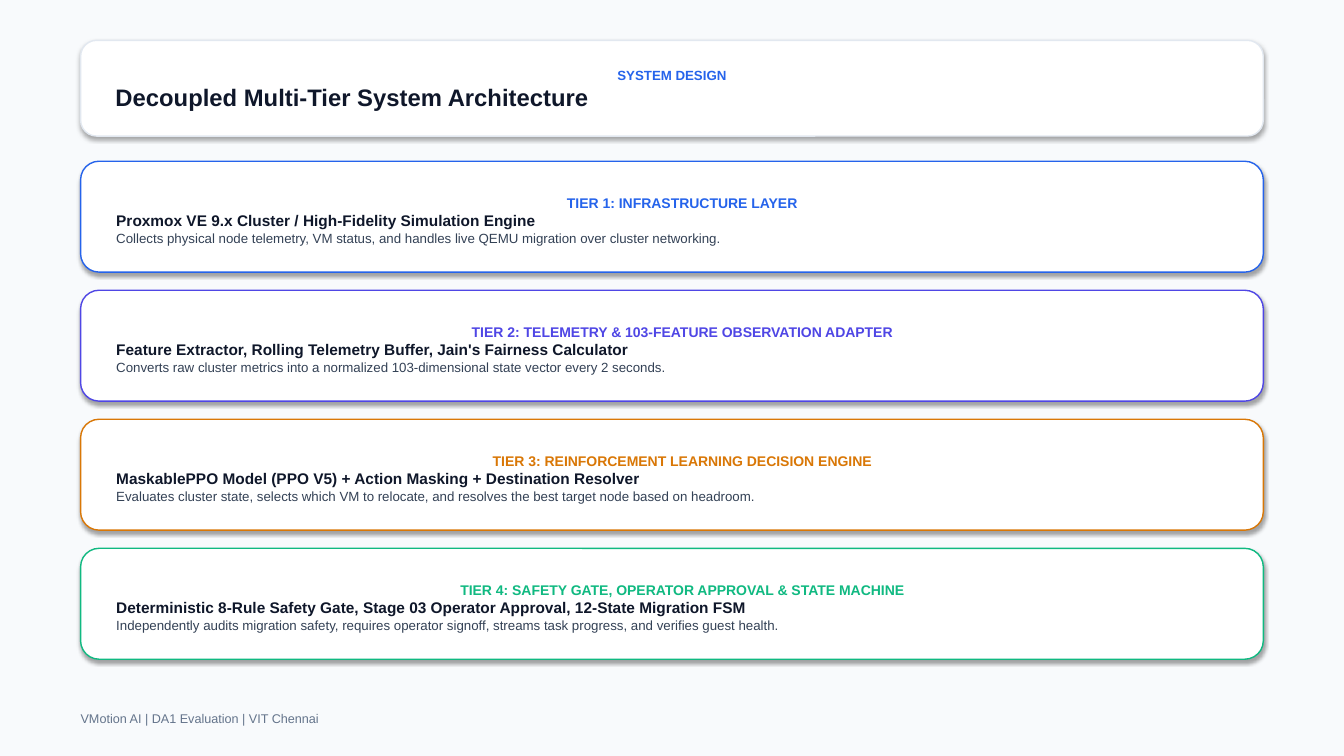
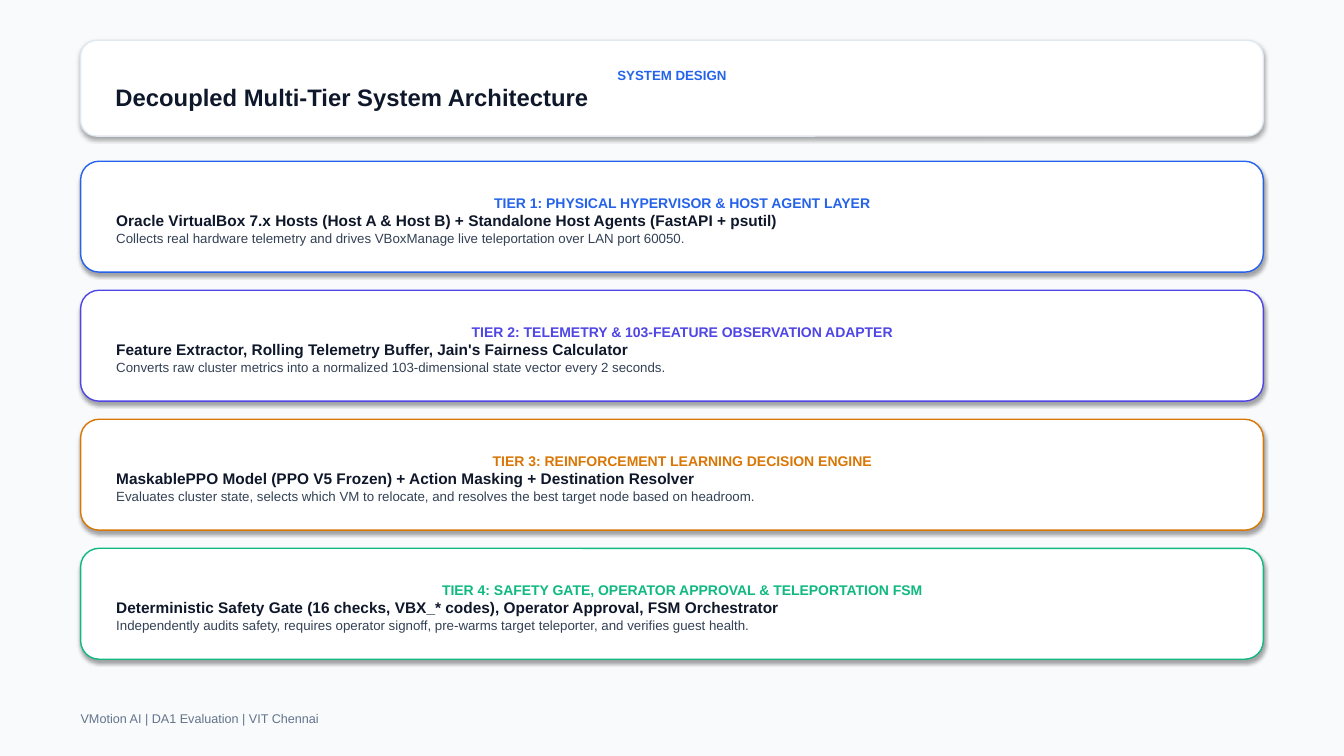
Before and after one commit to NithinSarvesh/vmotion-ai, a slide deck: slide 6 of VMotion_AI_DA1_Presentation_FINAL.pptx. Drawn at 1344x756 pixels with LibreOffice and Linux fonts; fonts in the diff are those of the drawing. Boxes give left, top, right and bottom in pixels: in the first picture for what was removed or moved away, otherwise in the second. Text is boxed around its words. In the diff, an @@ line names an element or a change of style, - is before the commit and + after.

Commit message:
feat: public cloud control plane with remote VirtualBox agents

```diff
--- a/VMotion_AI_DA1_Presentation_FINAL.pptx
+++ b/VMotion_AI_DA1_Presentation_FINAL.pptx
@@ text in rounded rectangle at [116, 198, 870, 246]: text changed; bold on @@
-TIER 1: INFRASTRUCTURE LAYER
-Proxmox VE 9.x Cluster / High-Fidelity Simulation Engine
-Collects physical node telemetry, VM status, and handles live QEMU migration over cluster networking.
+TIER 1: PHYSICAL HYPERVISOR & HOST AGENT LAYER
+Oracle VirtualBox 7.x Hosts (Host A & Host B) + Standalone Host Agents (FastAPI + psutil)
+Collects real hardware telemetry and drives VBoxManage live teleportation over LAN port 60050.
@@ text in rounded rectangle at [116, 473, 694, 488]: text changed @@
-MaskablePPO Model (PPO V5) + Action Masking + Destination Resolver
+MaskablePPO Model (PPO V5 Frozen) + Action Masking + Destination Resolver
@@ text in rounded rectangle at [116, 585, 923, 633]: text changed @@
-TIER 4: SAFETY GATE, OPERATOR APPROVAL & STATE MACHINE
-Deterministic 8-Rule Safety Gate, Stage 03 Operator Approval, 12-State Migration FSM
-Independently audits migration safety, requires operator signoff, streams task progress, and verifies guest health.
+TIER 4: SAFETY GATE, OPERATOR APPROVAL & TELEPORTATION FSM
+Deterministic Safety Gate (16 checks, VBX_* codes), Operator Approval, FSM Orchestrator
+Independently audits safety, requires operator signoff, pre-warms target teleporter, and verifies guest health.
```
Also in this commit, not shown: 15 other slides changed, 34 other files.
